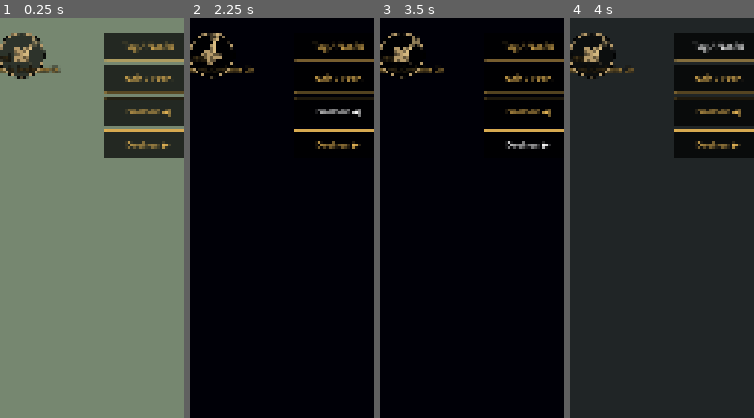
Above: before the commit, frames 1-4 (left to right).
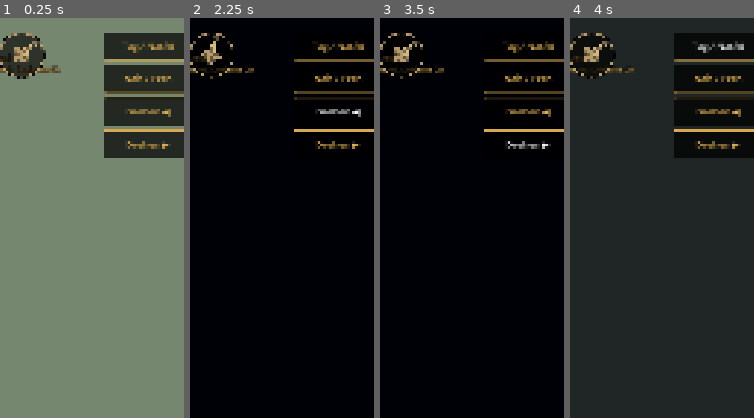
Above: after the commit, the same moments.

Repository: tramour-cmyk/androidapp_rpg_bornim
Game: Godot game, scene res://spiel.tscn
Same seed, same stepped clock (60 frames per second), same inputs: the game is played once before the commit and once after it.
Inputs:
- Up to frame 1 (0.25 s): no input
- Up to frame 2 (2.25 s): click "Tag / Nacht" at 0.5 s; click "Nah / Fern" at 1.25 s; click "Drehen ◀" at 2 s
- Up to frame 3 (3.5 s): click "Drehen ▶" at 2.75 s
- Up to frame 4 (4 s): click "Tag / Nacht" at 3.5 s
The pictures show only the part of the screen within x 44-94%, y 0-50%; the shares and areas given below are measured in that part.

The runs differ from the first frame. In frame 1, less than 0.1% of the frame differs, in the area x 12-21%, y 5-8%; in frame 2, 0.1%; in frame 3, 0.1%, in the area x 12-22%, y 5-12%; in frame 4, less than 0.1%.
Error in both runs: Trying to assign value of type 'Nil' to a variable of type 'Dictionary'. (res://skripte/karte.gd:25)

Commit message:
348.6 Runde 8d: N der Windrose innerhalb des Rings (Helfer: sass auf dem Ring)
Co-Authored-By: Claude Opus 5.5 <noreply@anthropic.com>
Claude-Session: https://claude.ai/code/session_01CN7z2bpKgJ5DG2bjBtdR7j

Diff:
--- a/godot/skripte/windrose.gd
+++ b/godot/skripte/windrose.gd
@@ -38,7 +38,7 @@
 	# sie wie ein Fensterkreuz); Norden lang und golden, die anderen kurz und gedeckt
 	var breit := r * 0.16
 	for k in 4:
-		var lang := r * (0.66 if k == 0 else 0.48)
+		var lang := r * (0.6 if k == 0 else 0.46)
 		var w := k * PI / 2
 		var spitze: Vector2 = dreh.call(Vector2(0, -lang).rotated(w))
 		var re: Vector2 = dreh.call(Vector2(breit, -breit).rotated(w))
@@ -49,7 +49,7 @@
 		draw_colored_polygon(PackedVector2Array([spitze, m, li]), dunkel)
 		draw_polyline(PackedVector2Array([spitze, re, m, li, spitze]), hell, 0.8 * dp, true)
 	var f := get_theme_default_font()
-	var fs := int(12 * dp)
-	var nc: Vector2 = dreh.call(Vector2(0, -r * 0.8))   # Buchstabe aufrecht, Mitte auf dem Kreis vor der Spitze
+	var fs := int(10 * dp)
+	var nc: Vector2 = dreh.call(Vector2(0, -r * 0.73))   # Buchstabe aufrecht vor der Spitze, innerhalb des Rings (Helfer: sass auf dem Ring)
 	var tw := f.get_string_size("N", HORIZONTAL_ALIGNMENT_LEFT, -1, fs)
 	draw_string(f, nc + Vector2(-tw.x / 2, f.get_ascent(fs) - tw.y / 2), "N", HORIZONTAL_ALIGNMENT_LEFT, -1, fs, AktionsKnopf.HELL)
